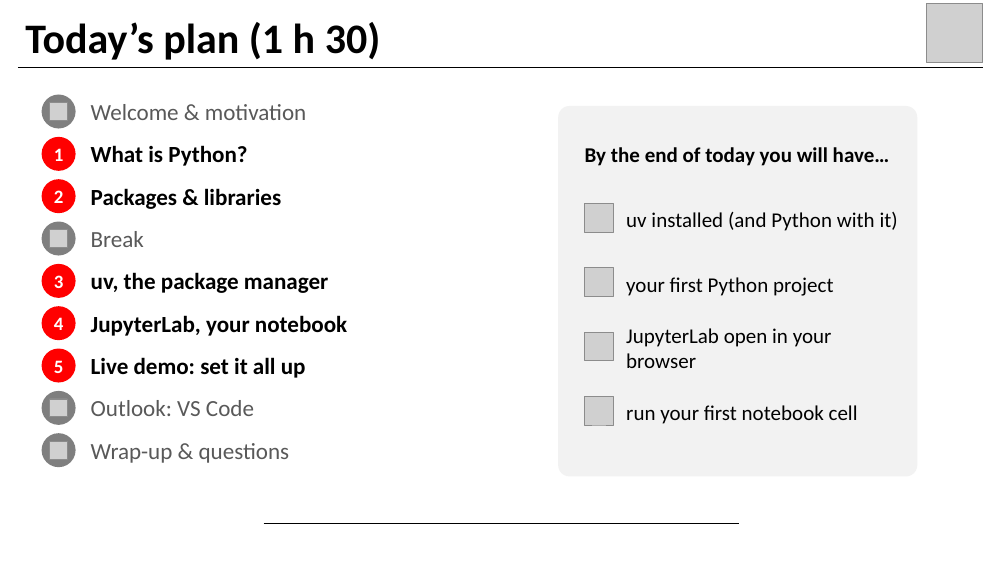
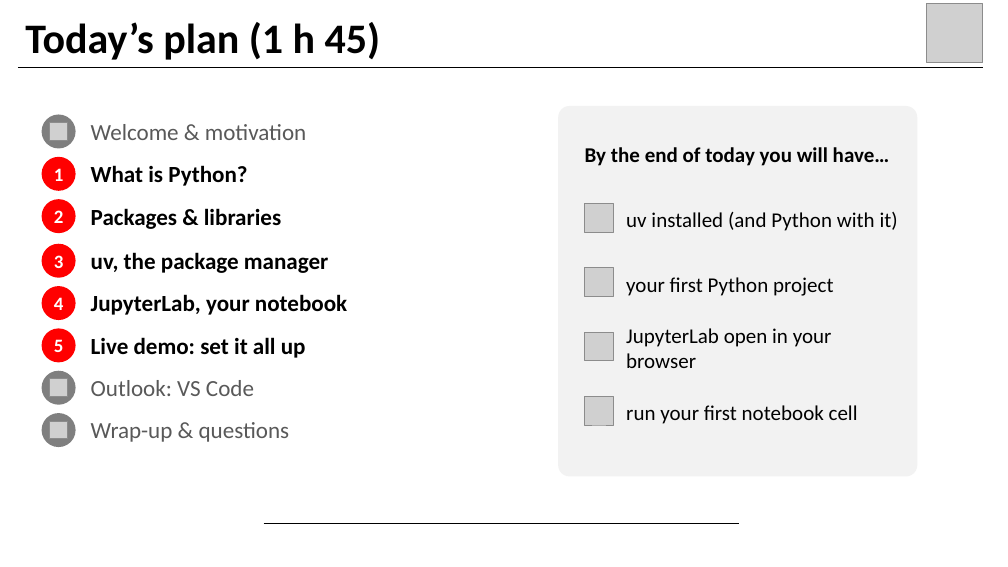
Before and after one commit to dsl-unibe-ch/wti_python_course, a slide deck: slide 5 of Lecture_1/Python_Introduction.pptx. Drawn at 1008x567 pixels with LibreOffice and Linux fonts; fonts in the diff are those of the drawing; grey boxes stand for pictures. Boxes give left, top, right and bottom in pixels: in the first picture for what was removed or moved away, otherwise in the second. Text is boxed around its words. In the diff, an @@ line names an element or a change of style, - is before the commit and + after.

Commit message:
minor changes

```diff
--- a/Lecture_1/Python_Introduction.pptx
+++ b/Lecture_1/Python_Introduction.pptx
@@ title at (25,22,381,60): text changed @@
-Today’s plan (1 h 30)
+Today’s plan (1 h 45)
@@ 3 ellipses, 3 texts, 1 picture: place and size @@
-3 ellipses, 3 texts, 1 picture at (42,95,306,213)
+3 ellipses, 3 texts, 1 picture at (42,114,306,233)
@@ ellipse removed at (42,222,76,256) @@
@@ picture removed at (50,230,67,247) @@
@@ text removed at (91,231,144,247) @@
-Break
@@ 5 texts, 5 ellipses, 2 pictures: place and size @@
-5 texts, 5 ellipses, 2 pictures at (42,264,347,467)
+5 texts, 5 ellipses, 2 pictures at (42,243,347,447)
```
Also in this commit, not shown: 1 other slide changed.
